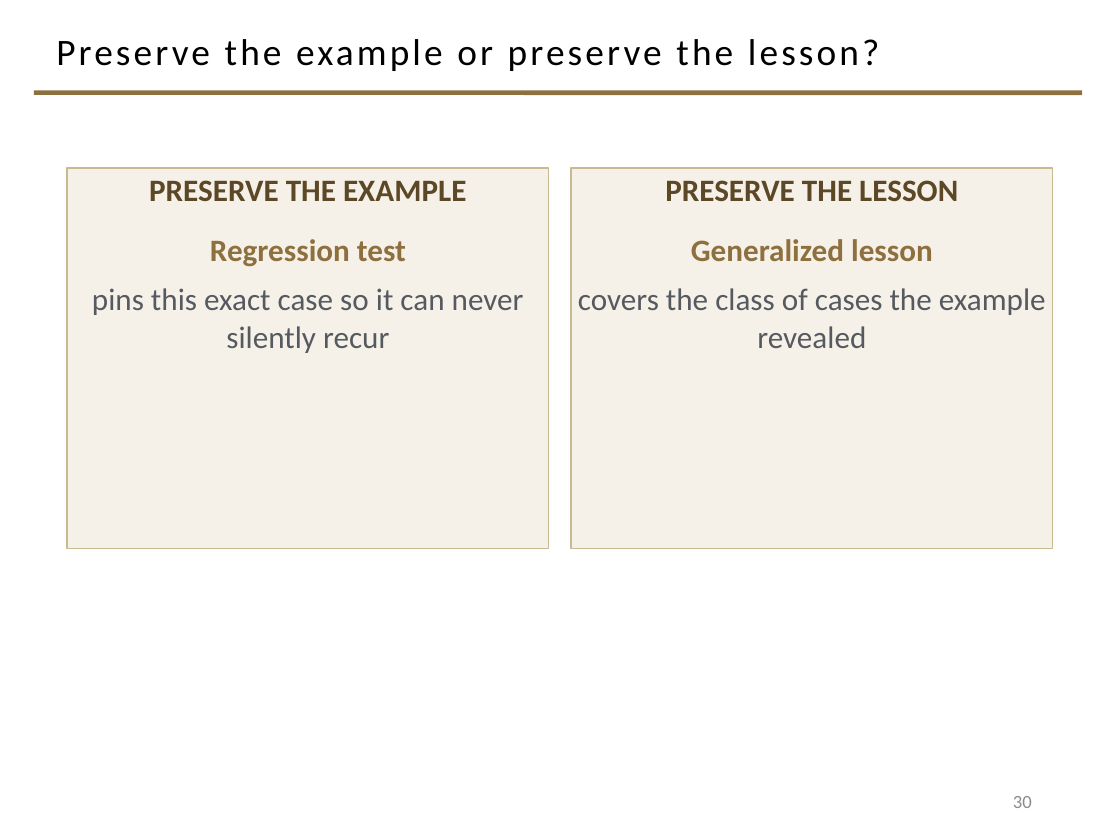
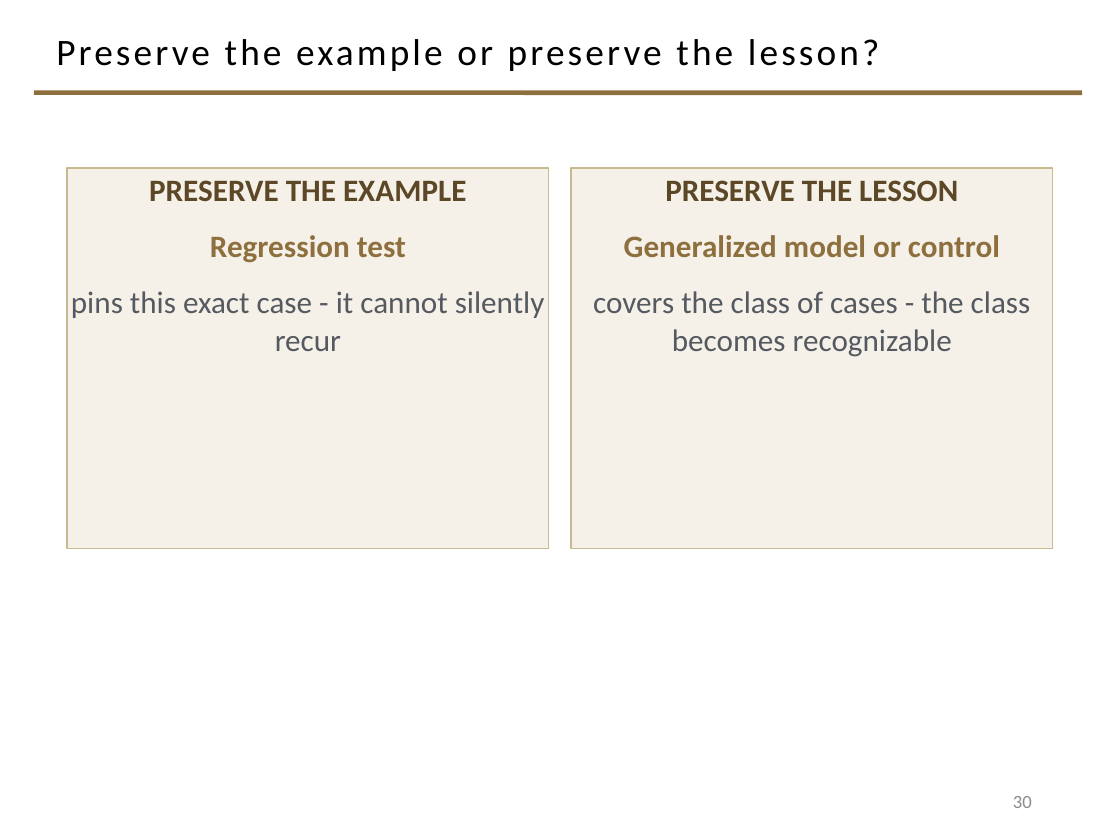
Before and after one commit to davisjam/model-based-agentic-software-engineering, a slide deck: slide 30 of course/lectures/act-2-delegation-and-control/04-failure-aware-engineering/2-4-Failure-Aware-Engineering.pptx. Drawn at 1120x840 pixels with LibreOffice and Linux fonts; fonts in the diff are those of the drawing; background and template pictures are left out. Boxes give left, top, right and bottom in pixels: in the first picture for what was removed or moved away, otherwise in the second. Text is boxed around its words. In the diff, an @@ line names an element or a change of style, - is before the commit and + after.

```diff
--- a/course/lectures/act-2-delegation-and-control/04-failure-aware-engineering/2-4-Failure-Aware-Engineering.pptx
+++ b/course/lectures/act-2-delegation-and-control/04-failure-aware-engineering/2-4-Failure-Aware-Engineering.pptx
@@ text in rectangle at [210,235,406,263]: less space between paragraphs @@
@@ text in rectangle at [593,235,1031,357]: text changed @@
-Generalized lesson
-covers the class of cases the example revealed
+Generalized model or control
+covers the class of cases - the class becomes recognizable
@@ text in rectangle at [71,291,545,351]: text changed @@
-pins this exact case so it can never silently recur
+pins this exact case - it cannot silently recur
```
Also in this commit, not shown: 3 other slides changed.
